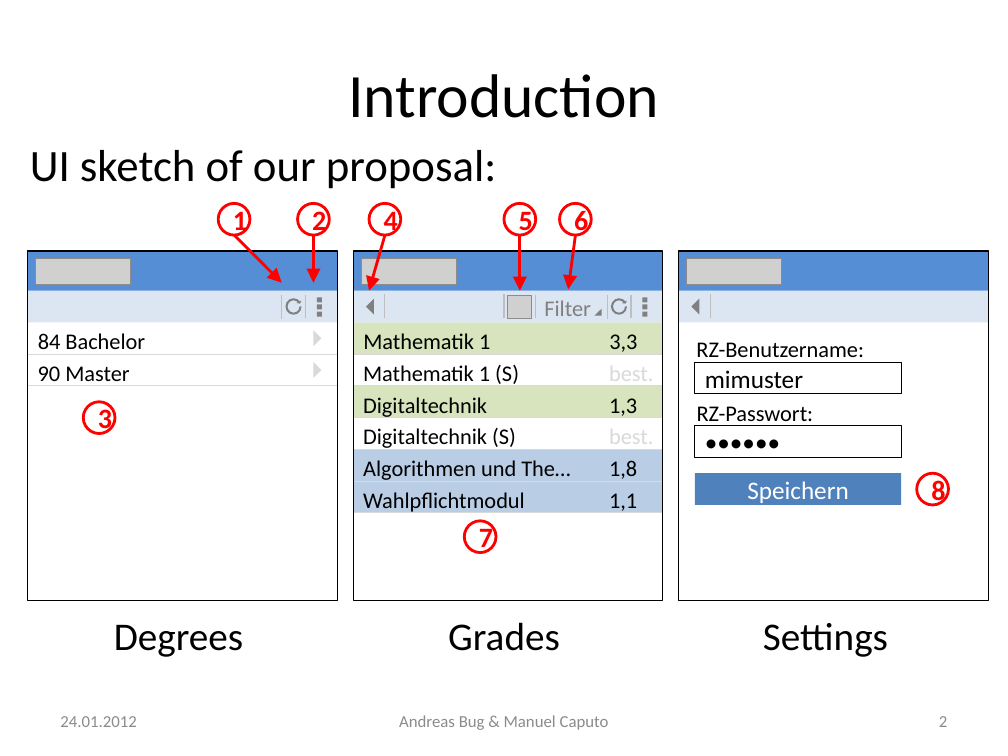
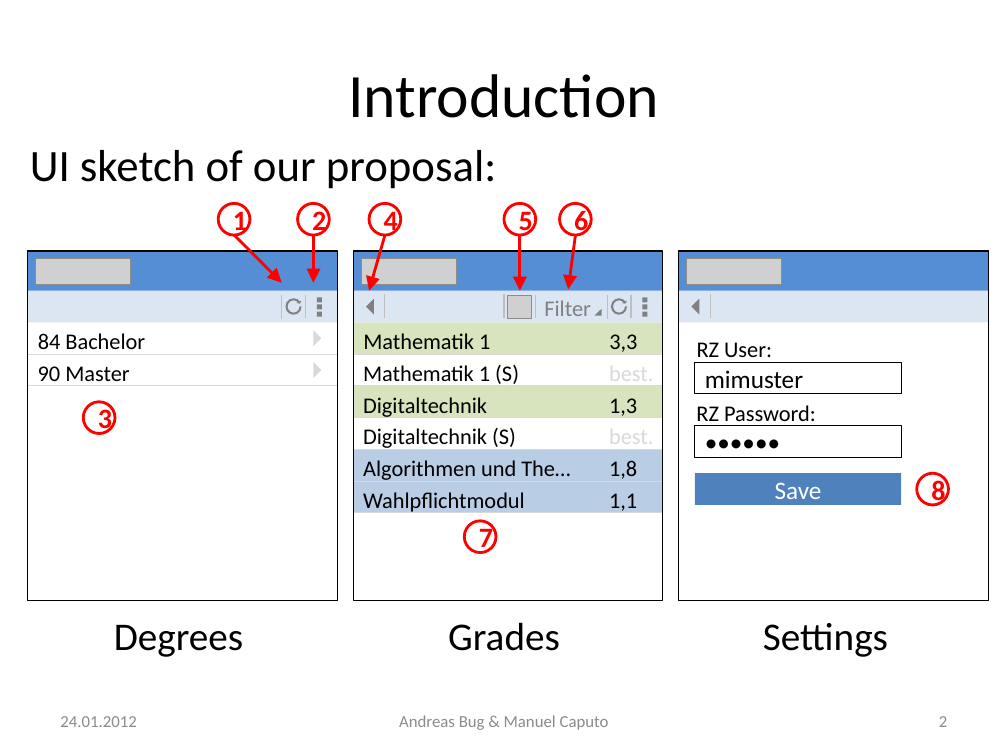
Before and after one commit to n0rf/htwg-grade-app, a slide deck: slide 2 of docs/notenapp-praesi.pptx. Drawn at 1008x756 pixels with LibreOffice and Linux fonts; fonts in the diff are those of the drawing; grey boxes stand for pictures. Boxes give left, top, right and bottom in pixels: in the first picture for what was removed or moved away, otherwise in the second. Text is boxed around its words. In the diff, an @@ line names an element or a change of style, - is before the commit and + after.

Commit message:
Translated UI sketches into English

```diff
--- a/docs/notenapp-praesi.pptx
+++ b/docs/notenapp-praesi.pptx
@@ text at (697,342,772,363): text changed @@
-RZ-Benutzername:
+RZ User:
@@ text at (696,405,816,426): text changed @@
-RZ-Passwort:
+RZ Password:
@@ text in rectangle at (775,482,822,499): text changed @@
-Speichern
+Save
```
